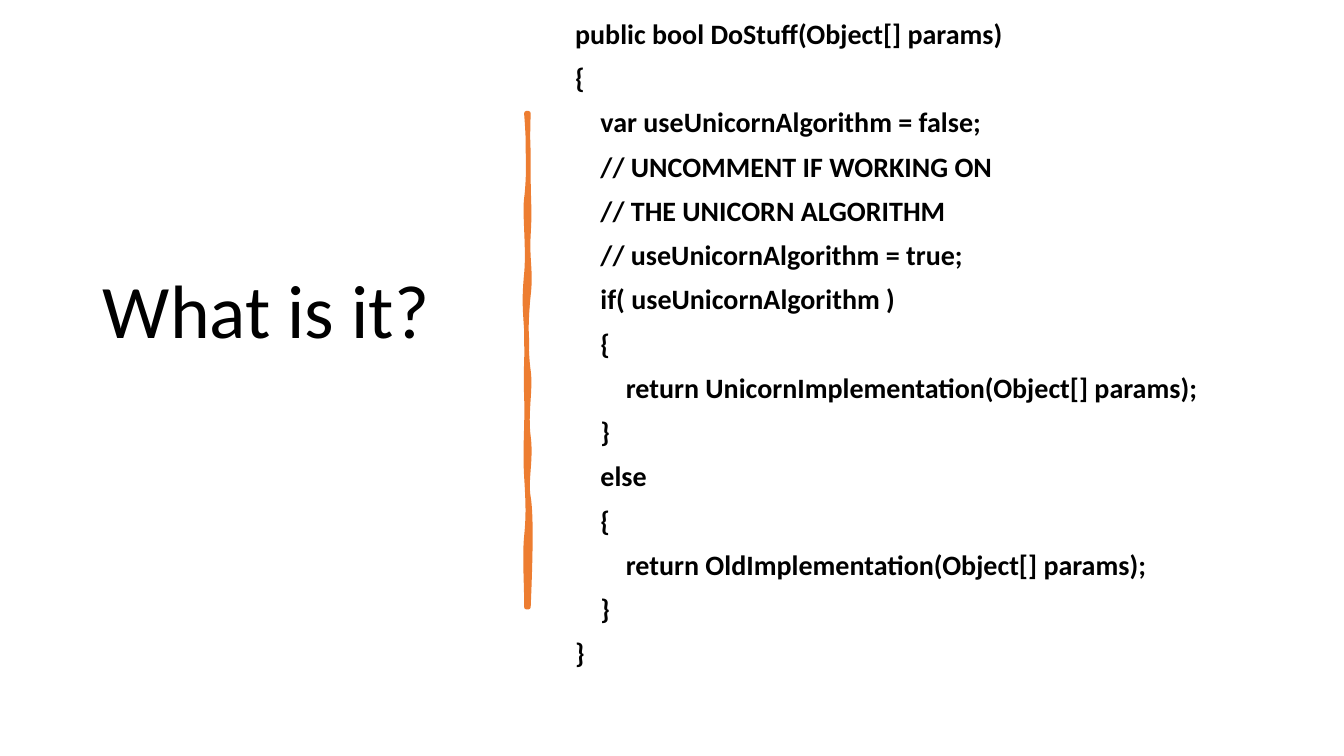
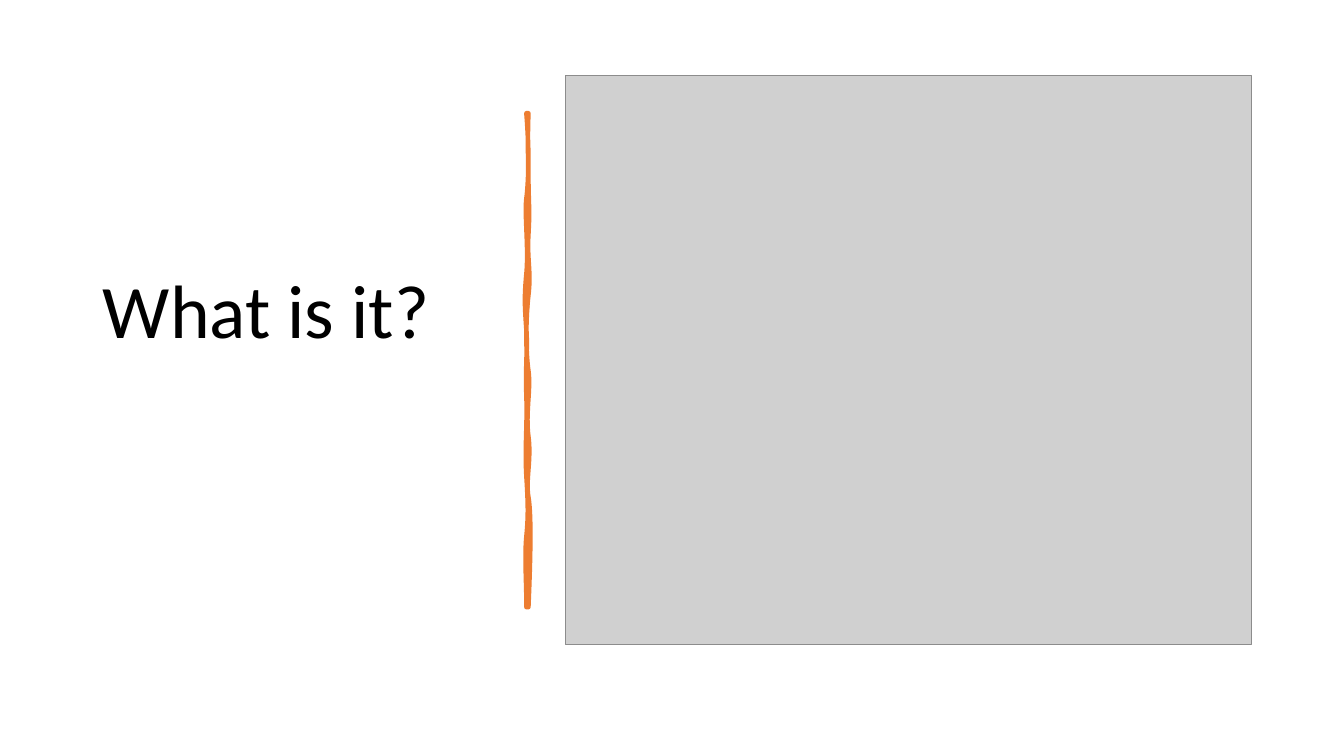
Before and after one commit to codebytes/feature-flags, a slide deck: slide 6 of Feature Flags.pptx (slide 8 before the commit). Drawn at 1344x756 pixels with LibreOffice and Linux fonts; fonts in the diff are those of the drawing; grey boxes stand for pictures. Boxes give left, top, right and bottom in pixels: in the first picture for what was removed or moved away, otherwise in the second. Text is boxed around its words. In the diff, an @@ line names an element or a change of style, - is before the commit and + after.

Commit message:
Updated Deck

```diff
--- a/Feature Flags.pptx
+++ b/Feature Flags.pptx
@@ text removed at (x1=575, y1=23, x2=1197, y2=580) @@
-public bool DoStuff(Object[] params)
-{
-var useUnicornAlgorithm = false;
-// UNCOMMENT IF WORKING ON
-// THE UNICORN ALGORITHM
-// useUnicornAlgorithm = true;
-if( useUnicornAlgorithm )
-{
-return UnicornImplementation(Object[] params);
-}
-else
-{
-return OldImplementation(Object[] params);
-}
-}
@@ picture added at (x1=566, y1=76, x2=1252, y2=645) @@
```
Also in this commit, not shown: 6 other slides changed, 3 slides removed.
